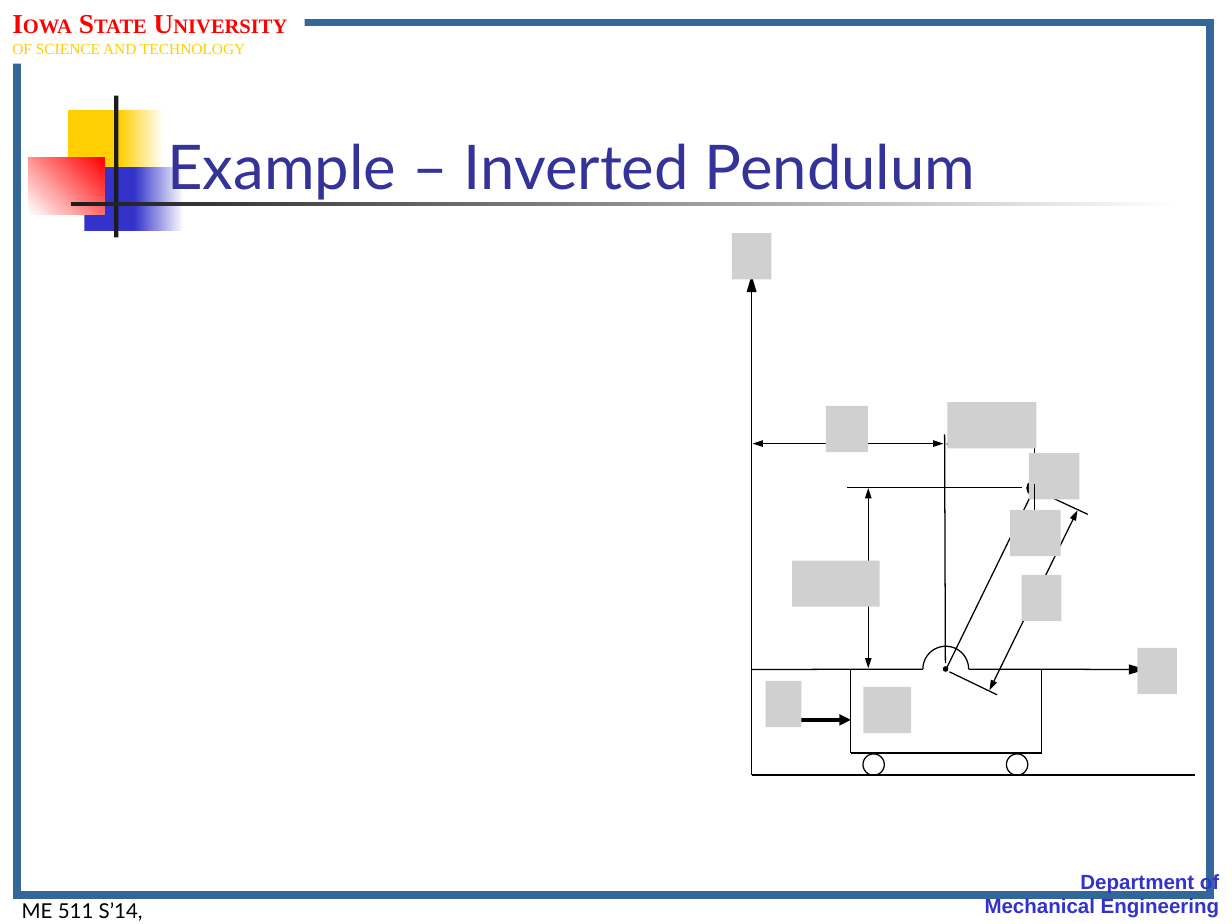
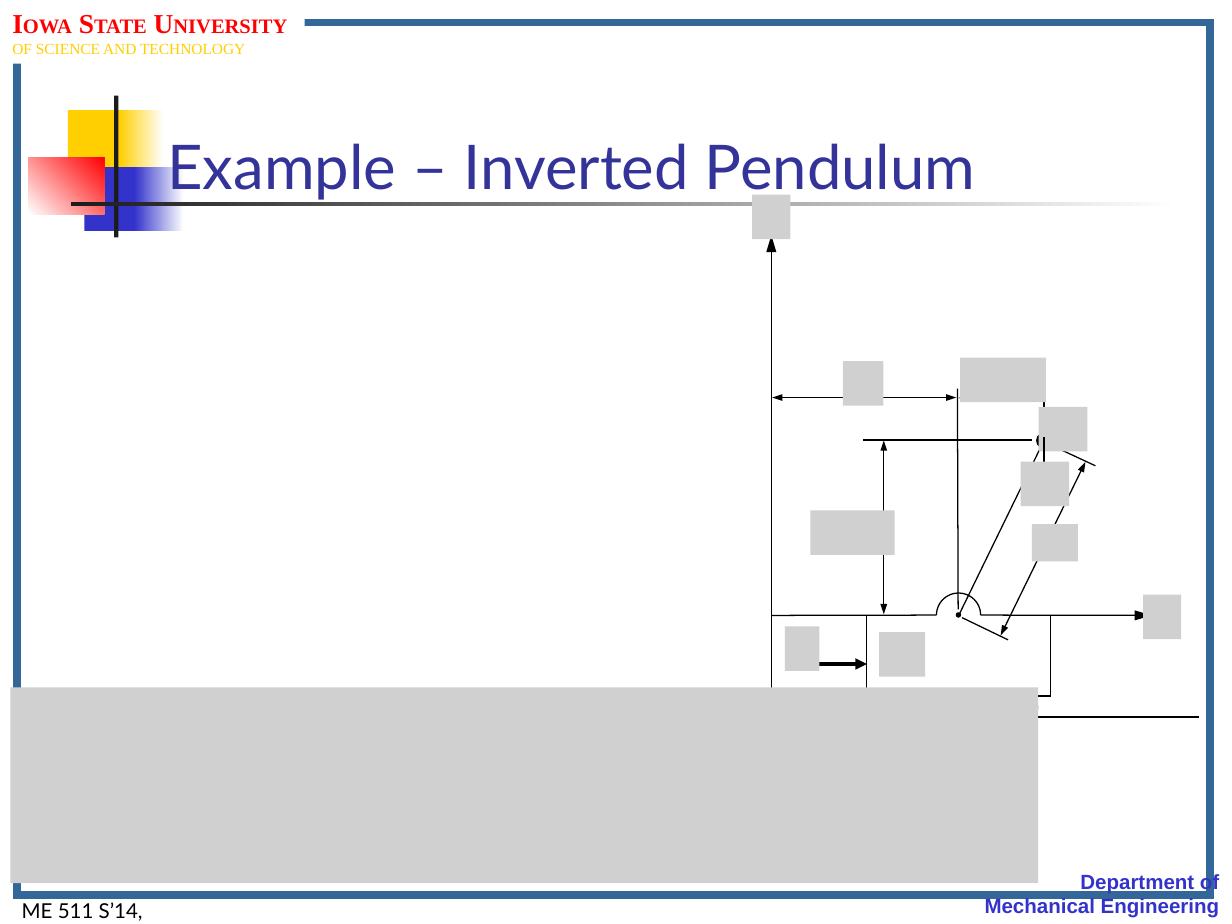
Before and after one commit to jasonnicholson/ME_511_Spring_2014_Lectures, a slide deck: slide 5 of me511_S14__Lect.Notes_Set12.pptm. Drawn at 1232x924 pixels with LibreOffice and Linux fonts; fonts in the diff are those of the drawing; grey boxes stand for pictures; background and template pictures are left out. Boxes give left, top, right and bottom in pixels: in the first picture for what was removed or moved away, otherwise in the second. Text is boxed around its words. In the diff, an @@ line names an element or a change of style, - is before the commit and + after.

```diff
--- a/me511_S14__Lect.Notes_Set12.pptm
+++ b/me511_S14__Lect.Notes_Set12.pptm
@@ picture: place and size @@
-picture at bbox=[732, 233, 771, 280]
+picture at bbox=[753, 195, 791, 239]
@@ arrow moved from (752, 669) - (752, 275) to (771, 616) - (771, 235) @@
@@ picture: place and size @@
-picture at bbox=[947, 402, 1036, 448]
+picture at bbox=[960, 357, 1046, 402]
@@ picture: place and size @@
-picture at bbox=[825, 405, 867, 452]
+picture at bbox=[843, 361, 883, 405]
@@ line moved from (945, 663) - (945, 435) to (958, 610) - (957, 389) @@
@@ 2 lines, 1 picture, 1 ellipse, 1 double arrow: place and size @@
-2 lines, 1 picture, 1 ellipse, 1 double arrow at bbox=[946, 435, 1088, 514]
+2 lines, 1 picture, 1 ellipse, 1 double arrow at bbox=[958, 389, 1095, 466]
@@ double arrow moved from (944, 444) - (753, 444) to (956, 398) - (772, 398) @@
@@ line moved from (1021, 488) - (846, 488) to (1031, 440) - (864, 440) @@
@@ double arrow moved from (869, 488) - (869, 668) to (883, 441) - (883, 615) @@
@@ line moved from (946, 670) - (1032, 492) to (958, 616) - (1042, 444) @@
@@ arrow moved from (1035, 484) - (1035, 522) to (1044, 436) - (1044, 474) @@
@@ double arrow moved from (989, 690) - (1078, 510) to (1000, 636) - (1085, 462) @@
@@ picture: place and size @@
-picture at bbox=[1010, 510, 1061, 557]
+picture at bbox=[1020, 462, 1069, 506]
@@ picture: place and size @@
-picture at bbox=[792, 561, 880, 607]
+picture at bbox=[811, 510, 894, 554]
@@ picture added at bbox=[1031, 524, 1078, 561] @@
@@ arc (boxed as its full ellipse): place and size @@
-arc (boxed as its full ellipse) at bbox=[923, 647, 968, 692]
+arc (boxed as its full ellipse) at bbox=[936, 593, 981, 637]
@@ picture removed at bbox=[1021, 575, 1061, 622] @@
@@ picture: place and size @@
-picture at bbox=[1137, 648, 1177, 695]
+picture at bbox=[1143, 595, 1181, 639]
@@ line moved from (923, 669) - (752, 669) to (936, 615) - (771, 616) @@
@@ line moved from (752, 669) - (752, 775) to (771, 616) - (771, 717) @@
@@ picture: place and size @@
-picture at bbox=[766, 681, 802, 728]
+picture at bbox=[785, 626, 819, 670]
@@ line moved from (851, 669) - (851, 753) to (867, 616) - (867, 696) @@
@@ 2 ellipses, 1 line: place and size @@
-2 ellipses, 1 line at bbox=[944, 667, 1027, 775]
+2 ellipses, 1 line at bbox=[956, 612, 1037, 718]
@@ arrow moved from (968, 669) - (1146, 669) to (981, 615) - (1152, 616) @@
@@ line moved from (1041, 753) - (1041, 669) to (1051, 696) - (1051, 616) @@
@@ picture: place and size @@
-picture at bbox=[864, 687, 912, 734]
+picture at bbox=[880, 632, 925, 676]
@@ picture added at bbox=[10, 687, 1037, 883] @@
@@ arrow moved from (785, 719) - (851, 719) to (803, 664) - (867, 664) @@
@@ line moved from (752, 775) - (1195, 775) to (771, 717) - (1199, 717) @@
@@ line moved from (851, 753) - (1041, 753) to (867, 696) - (1051, 696) @@
@@ ellipse removed at bbox=[862, 754, 883, 775] @@
```
Also in this commit, not shown: 22 slides added, 7 other files.
